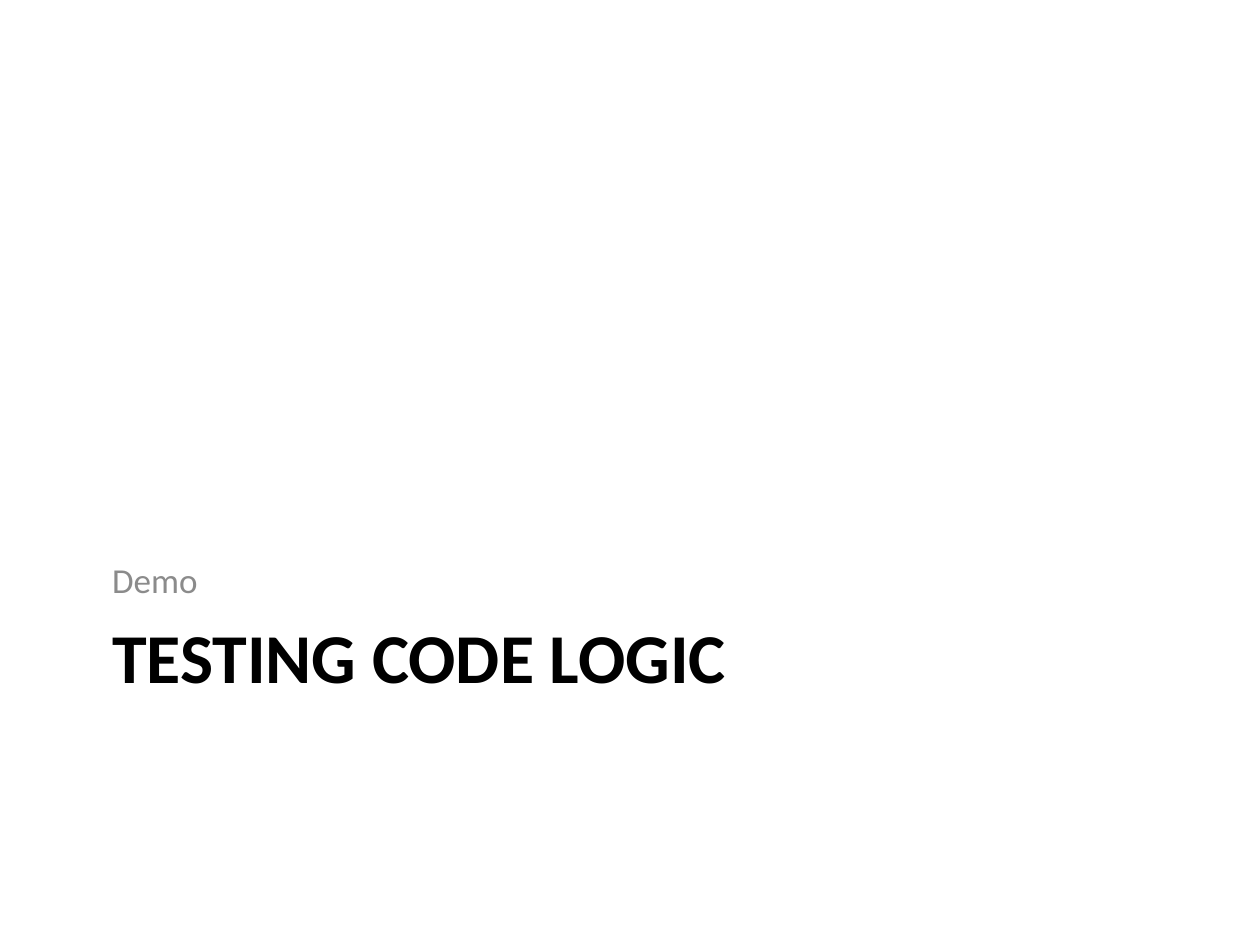
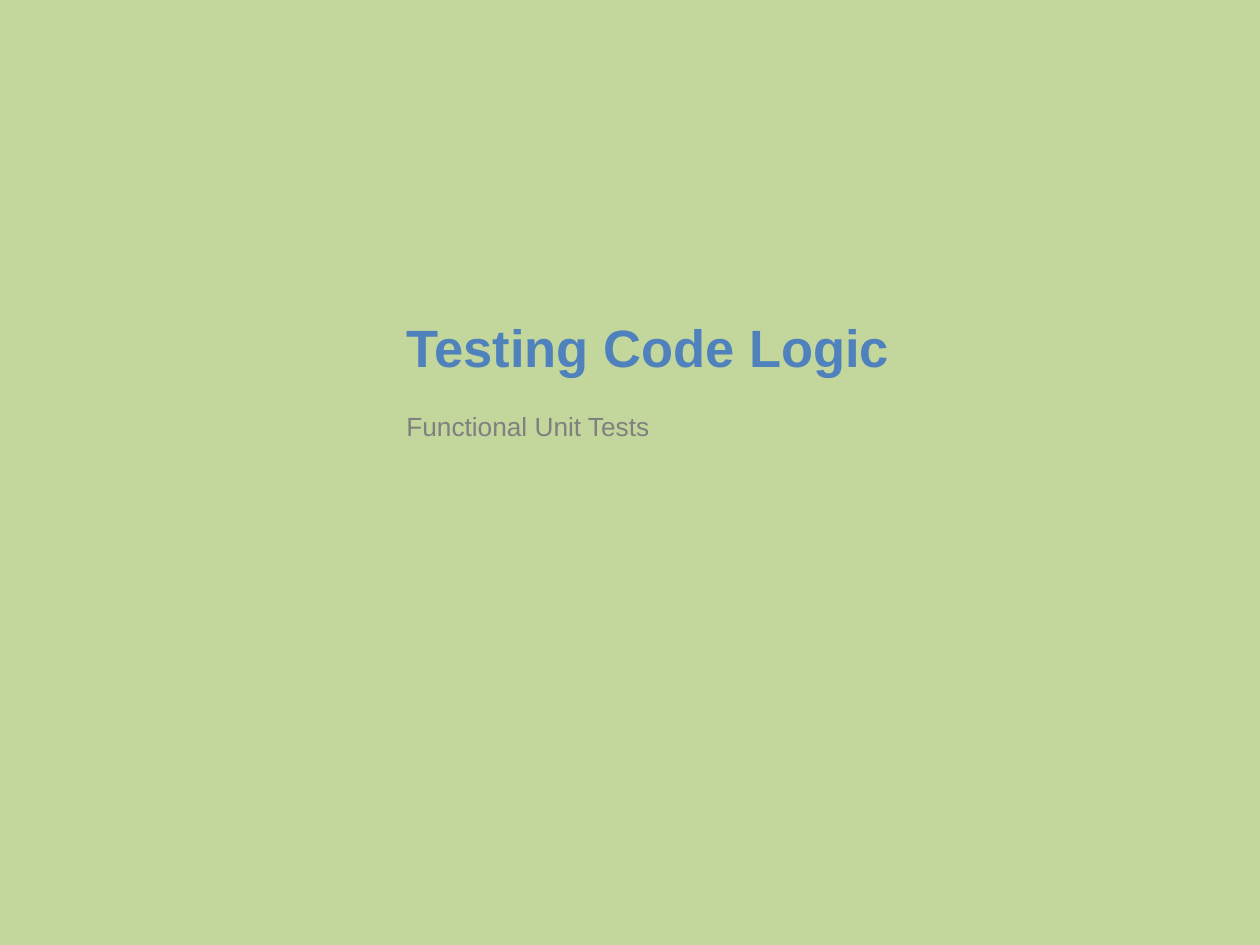
Before and after one commit to way0utwest/UnitTestingTSQL, a slide deck: slide 22 of UnitTestingTSQL.pptx. Drawn at 1260x945 pixels with LibreOffice and Linux fonts; fonts in the diff are those of the drawing. Boxes give left, top, right and bottom in pixels: in the first picture for what was removed or moved away, otherwise in the second. Text is boxed around its words. In the diff, an @@ line names an element or a change of style, - is before the commit and + after.

```diff
--- a/UnitTestingTSQL.pptx
+++ b/UnitTestingTSQL.pptx
@@ background #FFFFFF to #C3D69B @@
@@ title "Testing Code Logic" at (406,329,889,378): vertical alignment top to bottom @@
@@ title at (406,329,889,378): text changed; size 40 to 30 pt; font Calibri to Arial; text colour #000000 to #4F81BD @@
-TESTING CODE LOGIC
+Testing Code Logic
@@ text "Functional Unit Tests" at (406,417,649,436): vertical alignment bottom to top @@
@@ text at (406,417,649,436): text changed; size 20 to 15 pt; font Calibri to Arial; text colour #8C8C8C to #808080 @@
-Demo
+Functional Unit Tests
```
Also in this commit, not shown: 23 other slides changed, 2 slides added, 2 slides removed, 10 other files.
